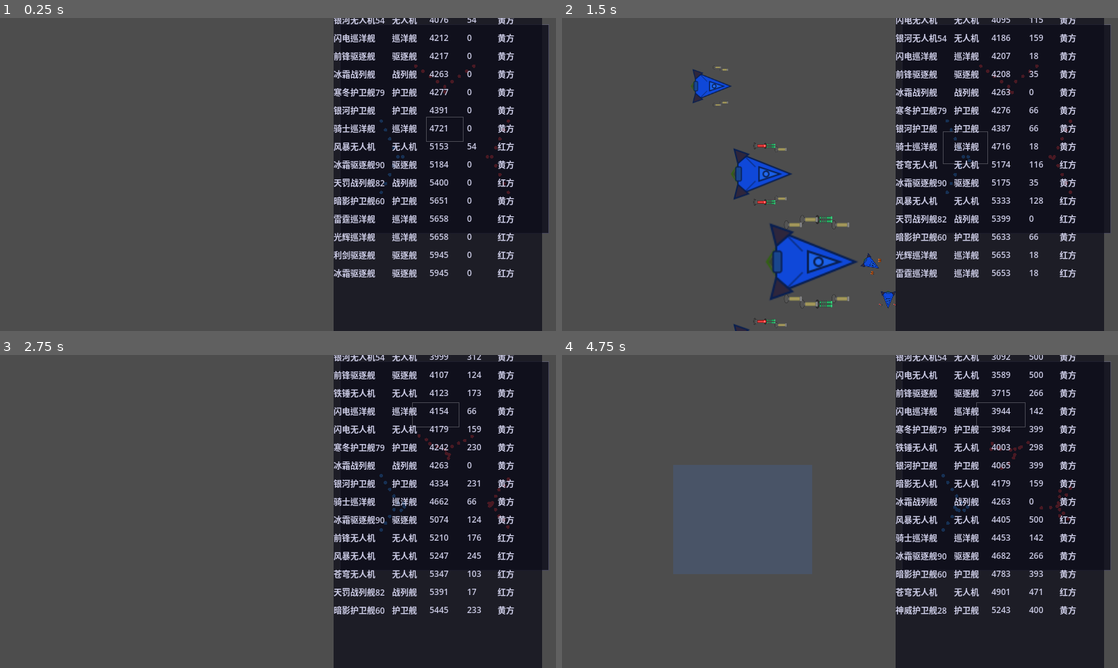
Above: before the commit, frames 1-4 (two rows, left to right).
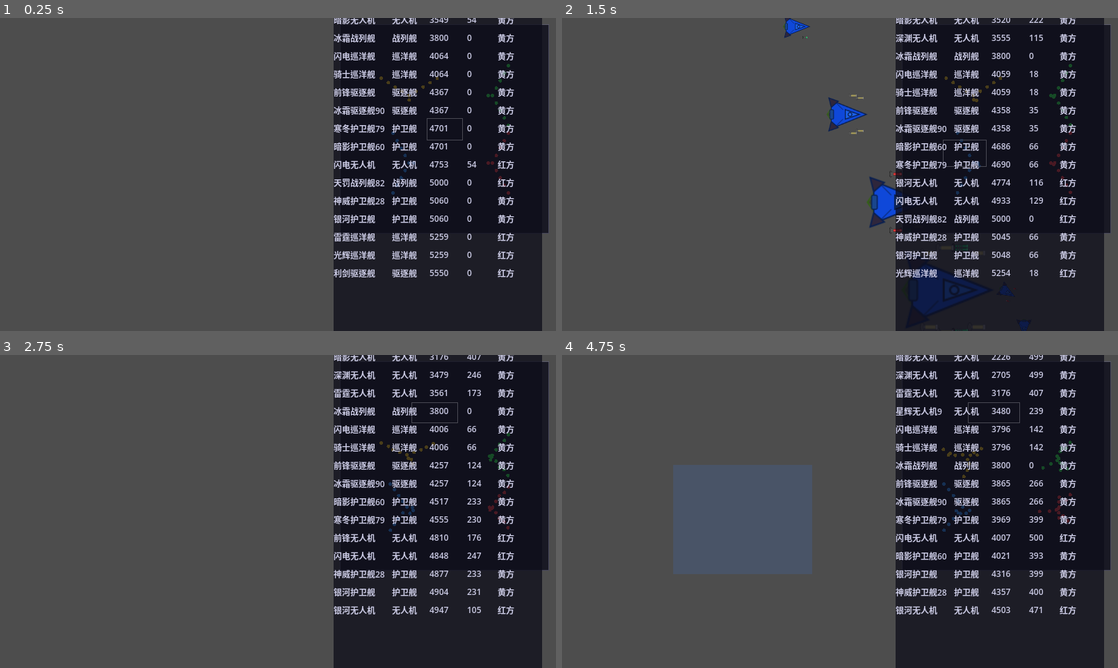
Above: after the commit, the same moments.

Repository: ZhanXuzhao/SpaceRTS
Game: Godot game, scene res://scenes/main.tscn
The game is run twice, just before and just after one commit, with the same random seed, the same clock (stepped at 60 frames per second) and the same inputs.
Inputs (mouse positions are in pixels of both pictures, inside the frame that each line leads up to):
- Up to frame 1 (0.25 s): no input
- Up to frame 2 (1.5 s): click (1001, 21) at 0.52 s; tap Enter at 1.25 s; move the mouse to (962, 158) at 1.27 s; hold W from 1.28 s (still down); tap R at 1.35 s; click (962, 158) at 1.42 s
- Up to frame 3 (2.75 s): release W at 2 s; click (439, 376) at 2.02 s
- Up to frame 4 (4.75 s): drag from (728, 527) to (812, 574) at 2.77 s; move the mouse to (895, 442) at 3.52 s; hold W 3.53-4.25 s; tap H at 3.6 s; drag from (812, 574) to (673, 464) at 4.27 s

The runs differ from the first frame. In frame 1, 3.1% of the frame differs, in the area x 60-92%, y 0-84%; in frame 2, 9.0%, in the area x 23-92%, y 0-100%; in frame 3, 3.7%; in frame 4, 4.2%.

Commit message:
feat: 击杀/威胁度系统 + 绿色阵营四方对抗
- Unit 新增 kill_count / threat_level 属性，击杀按船型累积威胁度(1~5)
- HUD 左下信息面板显示击杀数和威胁度
- 新增 Team.GREEN 阵营，四方正方形分布
- 绿方 AI 策略 THREAT_FOCUS：评估总威胁度最高的阵营，攻击其中威胁度最高的单位
- 小地图/总览/信息面板/胜负判定 全面支持四阵营

Diff:
--- a/scripts/ai_controller.gd
+++ b/scripts/ai_controller.gd
@@ -5,7 +5,7 @@
 ## 通用战术行为（环绕/保持距离/追逐/自动技能）由 Unit 统一处理，不分阵营。
 ## 决策间隔 1 秒，每次评估战场后选择目标阵营，再按优先级选择目标。
 
-enum TargetPref { SMALL_FIRST, BIG_FIRST }
+enum TargetPref { SMALL_FIRST, BIG_FIRST, THREAT_FOCUS }
 
 var all_units: Array[Unit] = []
 var _my_team: Unit.Team
@@ -26,7 +26,7 @@
 		return
 	_decision_timer = 0.0
 
-	# 评估战场：选择总战斗力最强的敌方阵营作为主攻目标
+	# 评估战场：根据策略选择目标阵营
 	var focus_team = _evaluate_battlefield()
 
 	for unit in all_units:
@@ -49,24 +49,30 @@
 
 # ----- 战场评估 -----
 
-## 计算各敌方阵营总 HP（护盾+结构），返回总 HP 最高的阵营（优先削弱强者）
+## 根据策略选择目标阵营
 func _evaluate_battlefield() -> Unit.Team:
-	var hp: Dictionary = {}
+	var score: Dictionary = {}  # Team → score
 
 	for unit in all_units:
 		if not is_instance_valid(unit) or unit.hull <= 0:
 			continue
 		if unit.team == _my_team:
 			continue
-		var total = hp.get(unit.team, 0.0)
-		total += unit.shield + unit.hull
-		hp[unit.team] = total
+
+		if _target_pref == TargetPref.THREAT_FOCUS:
+			# 按总威胁度评估
+			var total = score.get(unit.team, 0)
+			score[unit.team] = total + unit.threat_level
+		else:
+			# 默认按总 HP 评估
+			var total = score.get(unit.team, 0.0)
+			score[unit.team] = total + unit.shield + unit.hull
 
 	var best_team := Unit.Team.RED
-	var best_hp := -INF
-	for team in hp:
-		if hp[team] > best_hp:
-			best_hp = hp[team]
+	var best_score := -INF
+	for team in score:
+		if score[team] > best_score:
+			best_score = score[team]
 			best_team = team
 
 	return best_team
@@ -112,7 +118,7 @@
 		return
 
 	# focus_team 全灭 → 攻击剩余敌方阵营
-	for team in [Unit.Team.BLUE, Unit.Team.RED, Unit.Team.YELLOW]:
+	for team in [Unit.Team.BLUE, Unit.Team.RED, Unit.Team.YELLOW, Unit.Team.GREEN]:
 		if team == _my_team or team == focus_team:
 			continue
 		enemy = _find_best_target(unit, team)
@@ -121,10 +127,10 @@
 			return
 
 
-## 在指定阵营中按优先级选择最佳目标，同级选最近的
+## 在指定阵营中按策略选择最佳目标
 func _find_best_target(unit, target_team: Unit.Team) -> Unit:
 	var best: Unit = null
-	var best_priority := INF
+	var best_val := -INF if _target_pref == TargetPref.THREAT_FOCUS else INF
 
 	for other in all_units:
 		if other == unit or not is_instance_valid(other) or other.hull <= 0:
@@ -132,15 +138,27 @@
 		if other.team != target_team:
 			continue
 
-		var prio = _ship_class_priority(other.class_type)
-		if prio < best_priority:
-			best_priority = prio
-			best = other
-		elif prio == best_priority and best != null:
-			var d1 = unit.global_position.distance_to(other.global_position)
-			var d2 = unit.global_position.distance_to(best.global_position)
-			if d1 < d2:
+		if _target_pref == TargetPref.THREAT_FOCUS:
+			# 选威胁度最高的
+			if other.threat_level > best_val:
+				best_val = other.threat_level
 				best = other
+			elif other.threat_level == best_val and best != null:
+				var d1 = unit.global_position.distance_to(other.global_position)
+				var d2 = unit.global_position.distance_to(best.global_position)
+				if d1 < d2:
+					best = other
+		else:
+			# 按船型优先级选目标
+			var prio = _ship_class_priority(other.class_type)
+			if prio < best_val:
+				best_val = prio
+				best = other
+			elif prio == best_val and best != null:
+				var d1 = unit.global_position.distance_to(other.global_position)
+				var d2 = unit.global_position.distance_to(best.global_position)
+				if d1 < d2:
+					best = other
 
 	return best
 
--- a/scripts/hud.gd
+++ b/scripts/hud.gd
@@ -21,6 +21,8 @@
 var _skill_buttons: Array[MarginContainer] = []
 var _message_label: Label = null
 var _buff_label: Label = null
+var _kill_label: Label = null
+var _threat_label: Label = null
 
 # ---- 速度平滑显示 ----
 var _displayed_speed: float = 0.0
@@ -72,6 +74,19 @@
 	_buff_label.add_theme_color_override("font_color", Color(0.8, 0.9, 1.0))
 	_info_panel.add_child(_buff_label)
 	_info_panel.move_child(_buff_label, _info_panel.get_child_count() - 1)
+
+	# ---- 击杀/威胁度显示 ----
+	_kill_label = Label.new()
+	_kill_label.name = "KillLabel"
+	_kill_label.add_theme_font_size_override("font_size", 16)
+	_kill_label.add_theme_color_override("font_color", Color(0.8, 0.6, 0.2))
+	_info_panel.add_child(_kill_label)
+
+	_threat_label = Label.new()
+	_threat_label.name = "ThreatLabel"
+	_threat_label.add_theme_font_size_override("font_size", 16)
+	_threat_label.add_theme_color_override("font_color", Color(1.0, 0.3, 0.1))
+	_info_panel.add_child(_threat_label)
 	for i in 6:
 		var btn = get_node("SkillPanel/SkillBtn" + str(i))
 		_skill_buttons.append(btn)
@@ -108,7 +123,7 @@
 		_hide_all(); _speed_indicator.visible = true; return
 
 	# ---- 左下信息面板（VBoxContainer 自动布局）----
-	var team_str = "蓝队" if unit.team == Unit.Team.BLUE else ("红队" if unit.team == Unit.Team.RED else "黄队")
+	var team_str = "蓝队" if unit.team == Unit.Team.BLUE else ("红队" if unit.team == Unit.Team.RED else ("黄队" if unit.team == Unit.Team.YELLOW else "绿队"))
 	var cnames := ["无人机", "护卫舰", "驱逐舰", "巡洋舰", "战列舰"]
 	var cls = cnames[Unit._ship_class_tier(unit.class_type)]
 
@@ -139,6 +154,10 @@
 		_drone_label.text = "无人机 仓容/舱内/舱外: " + str(total) + "/" + str(unit.drone_bay) + "/" + str(unit.deployed_drones.size())
 	else:
 		_drone_label.visible = false
+
+	# ---- 战绩显示 ----
+	_kill_label.text = "击杀: " + str(unit.kill_count)
+	_threat_label.text = "威胁度: " + str(unit.threat_level)
 
 	# ---- Buff/Debuff 显示 ----
 	_update_buff_display(unit)
@@ -271,6 +290,8 @@
 	_attack_mode_label.visible = false
 	_drone_label.visible = false
 	_buff_label.visible = false
+	_kill_label.visible = false
+	_threat_label.visible = false
 	_speed_indicator.visible = false
 	for btn in _skill_buttons:
 		btn.visible = false
@@ -289,6 +310,8 @@
 	_weapon_label.visible = true
 	_attack_mode_label.visible = true
 	_buff_label.visible = true
+	_kill_label.visible = true
+	_threat_label.visible = true
 	# 太空总览始终显示
 
 
@@ -469,7 +492,7 @@
 		else:
 			dist_str = "-"
 		var spd = int(unit.velocity.length())
-		var faction = "红方" if unit.team == Unit.Team.RED else ("黄方" if unit.team == Unit.Team.YELLOW else "蓝方")
+		var faction = "红方" if unit.team == Unit.Team.RED else ("黄方" if unit.team == Unit.Team.YELLOW else ("绿方" if unit.team == Unit.Team.GREEN else "蓝方"))
 		var type_name = unit.class_name_cn if unit.class_name_cn != "" else Unit.get_class_name_cn(unit.class_type)
 
 		# 可点击行（Button 方便捕获点击，flat 无按钮样式）
--- a/scripts/main.gd
+++ b/scripts/main.gd
@@ -193,6 +193,8 @@
 			_winner = "红队"
 		elif alive.has(Unit.Team.YELLOW):
 			_winner = "黄队"
+		elif alive.has(Unit.Team.GREEN):
+			_winner = "绿队"
 		else:
 			_winner = "无"
 		_overlay.show(); _overlay.build_menu()
@@ -662,6 +664,12 @@
 	add_child(ai_yellow)
 	_ai_controllers.append(ai_yellow)
 
+	# 绿方指挥官：优先攻击总威胁度最高的阵营中的高威胁单位
+	var ai_green = _AI_CTL_SCRIPT.new()
+	ai_green.init(_units, Unit.Team.GREEN, _AI_CTL_SCRIPT.TargetPref.THREAT_FOCUS)
+	add_child(ai_green)
+	_ai_controllers.append(ai_green)
+
 
 func _find_unit_at_world(world_pos: Vector2) -> Unit:
 	for unit in _units:
@@ -876,9 +884,11 @@
 		[Unit.ShipClass.FRIGATE, 4],
 	]
 
-	_spawn_fleet(Unit.Team.BLUE, 800, fleet)
-	_spawn_fleet(Unit.Team.RED, 6200, fleet)
-	_spawn_fleet(Unit.Team.YELLOW, 3500, fleet, -2800)
+	# 四方正方形分布
+	_spawn_fleet(Unit.Team.BLUE, 1000, fleet, 800)         # 左下
+	_spawn_fleet(Unit.Team.RED, 6000, fleet, 800)          # 右下
+	_spawn_fleet(Unit.Team.YELLOW, 1000, fleet, -3000)     # 左上
+	_spawn_fleet(Unit.Team.GREEN, 6000, fleet, -3000)      # 右上
 
 	# 镜头缩放到刚好显示双方所有舰队
 	_fit_camera_to_fleets()
@@ -900,6 +910,9 @@
 		Unit.Team.YELLOW:
 			color = Color(1.0, 0.8, 0.1)
 			forward_dir = Vector2.DOWN
+		Unit.Team.GREEN:
+			color = Color(0.2, 1.0, 0.3)
+			forward_dir = Vector2.LEFT
 	var y_center = center_y
 
 	# V字翅膀方向：从尖端向后延伸并向外展开
--- a/scripts/minimap.gd
+++ b/scripts/minimap.gd
@@ -77,7 +77,12 @@
 		var mm_pos = _world_to_minimap(unit.global_position, map_pos)
 		if not map_rect.has_point(mm_pos):
 			continue
-		var color = Color(0.2, 0.6, 1.0) if unit.team == Unit.Team.BLUE else Color(1.0, 0.25, 0.25)
+		var color: Color
+		match unit.team:
+			Unit.Team.BLUE: color = Color(0.2, 0.6, 1.0)
+			Unit.Team.RED: color = Color(1.0, 0.25, 0.25)
+			Unit.Team.YELLOW: color = Color(1.0, 0.8, 0.1)
+			Unit.Team.GREEN: color = Color(0.2, 1.0, 0.3)
 		if unit.is_selected:
 			color = Color(0.2, 1.0, 0.4)
 		draw_circle(mm_pos, 2.5, color)
--- a/scripts/overlay.gd
+++ b/scripts/overlay.gd
@@ -38,6 +38,8 @@
 		_title.add_theme_color_override("font_color", Color(0.3, 1.0, 0.5) if is_victory else Color(1.0, 0.3, 0.3))
 		if main._winner == "黄队":
 			_title.add_theme_color_override("font_color", Color(1.0, 0.8, 0.1))
+		if main._winner == "绿队":
+			_title.add_theme_color_override("font_color", Color(0.2, 1.0, 0.3))
 		_subtitle.text = main._winner + "获胜"
 		_subtitle.visible = true
 		_resume_btn.visible = false
--- a/scripts/unit.gd
+++ b/scripts/unit.gd
@@ -1,7 +1,7 @@
 class_name Unit
 extends Area2D
 
-enum Team { BLUE, RED, YELLOW }
+enum Team { BLUE, RED, YELLOW, GREEN }
 enum ShipClass { DRONE, FRIGATE, DESTROYER, CRUISER, BATTLESHIP }
 enum AttackMode { FREE_FIRE, KEEP_DISTANCE, ORBIT_SHOOT }
 
@@ -43,6 +43,10 @@
 var _skill_timers: Array[float] = [0.0, 0.0, 0.0, 0.0, 0.0, 0.0]
 ## 减益免疫计时
 var _debuff_immunity_timer: float = 0.0
+
+# ----- 战绩 -----
+var kill_count: int = 0
+var threat_level: int = 0
 
 # ----- 激光系统（攻击3s / 冷却2s，无人机~战列舰时长+0~40%）-----
 var _laser_cycle_timer: float = 0.0  # 初始倒计时
@@ -562,6 +566,18 @@
 
 	_shield_regen_delay = GameConfig.SHIELD_REGEN_DELAY
 	if hull <= 0.0:
+		# 击杀者增加战绩
+		if source != null and source is Unit and source != self:
+			var killer: Unit = source
+			killer.kill_count += 1
+			var threat_gain := 0
+			match class_type:
+				ShipClass.DRONE: threat_gain = 1
+				ShipClass.FRIGATE: threat_gain = 2
+				ShipClass.DESTROYER: threat_gain = 3
+				ShipClass.CRUISER: threat_gain = 4
+				ShipClass.BATTLESHIP: threat_gain = 5
+			killer.threat_level += threat_gain
 		# 目标死亡时清理状态
 		_is_moving = false
 		_is_orbit = false
